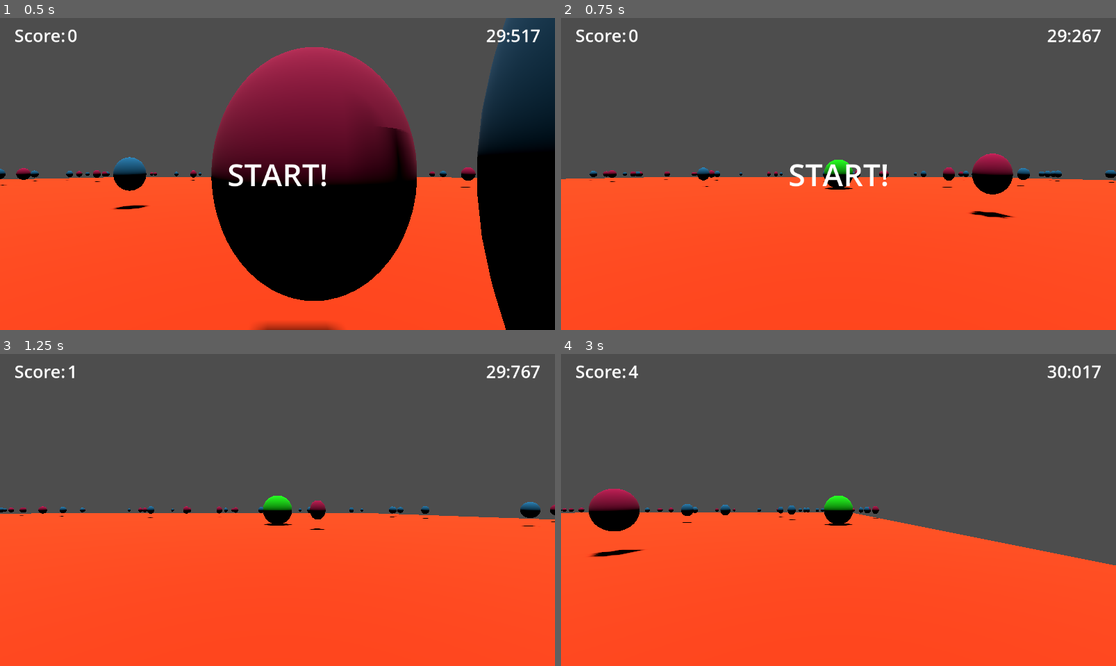
Above: before the commit, frames 1-4 (two rows, left to right).
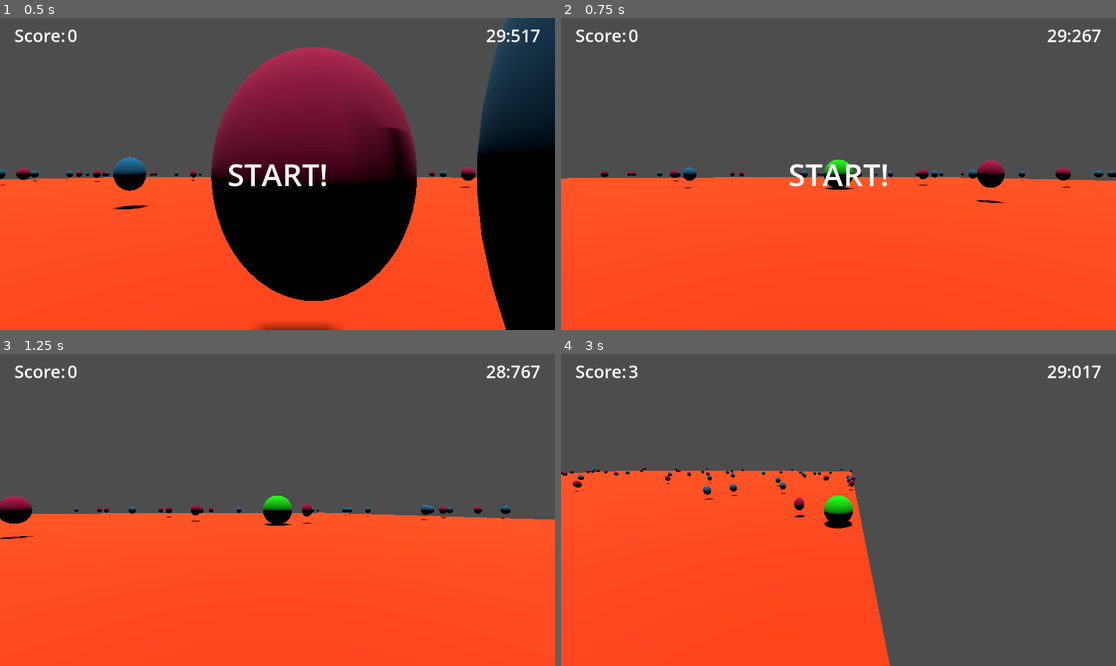
Above: after the commit, the same moments.

Repository: tfcb93/pick-up-the-things
Game: Godot game, scene res://Scenes/Main.tscn
The game is run twice, just before and just after one commit, with the same random seed, the same clock (stepped at 60 frames per second) and the same inputs.
Inputs (mouse positions are in pixels of both pictures, inside the frame that each line leads up to):
- Up to frame 1 (0.5 s): no input
- Up to frame 2 (0.75 s): move the mouse to (960, 158) at 0.52 s; hold Right (move_right) from 0.53 s (still down); hold Space (action) from 0.53 s (still down); click (960, 158) at 0.67 s
- Up to frame 3 (1.25 s): keep holding Right (move_right); keep holding Space (action)
- Up to frame 4 (3 s): move the mouse to (727, 525) at 1.27 s; release Right (move_right) at 1.28 s; release Space (action) at 1.28 s; hold Down (move_back) 1.28-2.03 s; tap Space (action) at 1.35, 2.85 s; click (727, 525) at 1.42 s; move the mouse to (894, 441) at 2.02 s; hold Right (move_right) 2.03-2.78 s; hold Space (action) 2.03-2.78 s; click (894, 441) at 2.17 s; move the mouse to (810, 572) at 2.77 s; hold Up (move_forward) from 2.78 s (still down); click (810, 572) at 2.92 s

Frame 1 is identical in both runs. In frame 2, 1.6% of the frame differs, in the area x 0-100%, y 43-65%; in frame 3, 1.6%; in frame 4, 25%, in the area x 0-100%, y 3-100%.

Commit message:
Includes mouse moviment

Diff:
--- a/Scenes/Player.tscn
+++ b/Scenes/Player.tscn
@@ -29,6 +29,7 @@
 spring_length = 7.0
 margin = 0.2
 script = ExtResource("2_tx15u")
+wheel_sensibility = 4
 
 [node name="Camera3D" type="Camera3D" parent="CameraPivot"]
 
--- a/Scripts/CameraPivot.gd
+++ b/Scripts/CameraPivot.gd
@@ -2,15 +2,40 @@
 
 @onready var camera = $Camera3D;
 
+## Mouse variables
+@export var mouse_sensibility := 0.05; ##
+@export var invert_wheel_movement := false;
+@export_range(1,10,1) var wheel_sensibility := 1;
+
 func _ready():
 	# this is necessary, otherwise the camera will move
 	set_as_top_level(true);
+	Input.mouse_mode = 2;
 
 func _process(delta):
 	if not WorldGlobals.timeIsOut:
 		_camera_movement();
 	else:
 		game_stop_camera();
+
+func _unhandled_input(event: InputEvent) -> void:
+	if event is InputEventMouseMotion:
+		rotation_degrees.y -= event.relative.x * mouse_sensibility;
+		rotation_degrees.y = wrapf(rotation_degrees.y, 0.0, 360.0);
+
+		rotation_degrees.x -= event.relative.y * mouse_sensibility;
+		rotation_degrees.x = clamp(rotation_degrees.x, -45.0, 0.0);
+	if event is InputEventMouseButton:
+		if event.button_index == MOUSE_BUTTON_WHEEL_UP:
+			if invert_wheel_movement and spring_length > 2:
+				spring_length -= 0.1 * wheel_sensibility;
+			elif spring_length < 10:
+				spring_length += 0.1 * wheel_sensibility;
+		if event.button_index == MOUSE_BUTTON_WHEEL_DOWN:
+			if invert_wheel_movement and spring_length < 10:
+				spring_length += 0.1 * wheel_sensibility;
+			elif  spring_length > 2:
+				spring_length -= 0.1 * wheel_sensibility;
 
 func _camera_movement() -> void:
 	if Input.is_action_pressed("camera_backward") and spring_length < 10:
